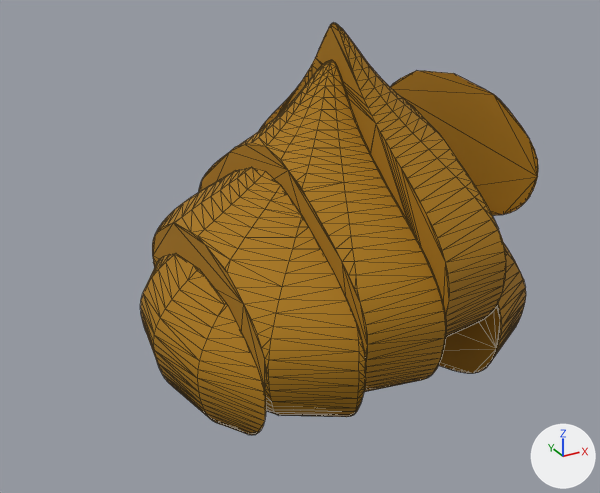
Renders of the FBX model Game/Assets/modelData/Food/Onion/CuttingOnion.FBX from each side of a commit.
One viewpoint serves both versions: a camera (50 mm lens) standing at (-2.27, -3.78, 2.72) and looking at (-0.2, -0.02, 0.84). The axes (+X, +Y, +Z) are drawn at lower right. The lights are the same throughout. Mesh edges are drawn as thin lines. Where no turn or scale is listed for an object, it has been applied to the vertices.

Script lines for the objects in view, before the commit:
```python
me_mesh = bpy.data.meshes.new('Mesh')
me_mesh.from_pydata(...)  # 1718 vertices, 3412 faces; spans x -1.08..1.08, y -1.08..1.08, z 0.01..2.05
me_mesh.materials.append(mat_03___default)  # picture img_onion_png
ob_box001 = bpy.data.objects.new('Box001', me_mesh)
ob_box001.location = (0.0, 0.0, 0.0)
```
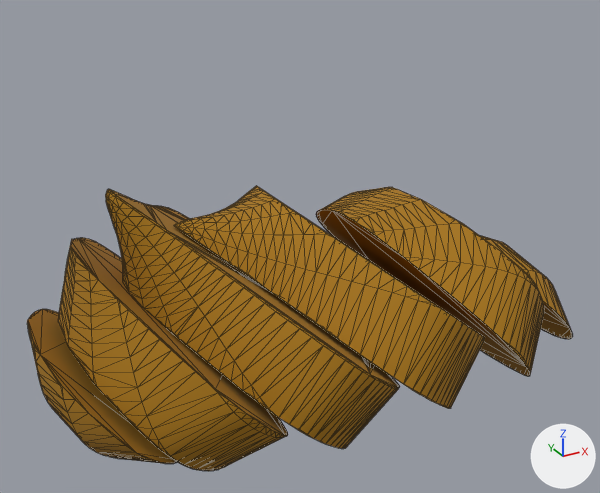
What the commit changed:
me_mesh has 1718 vertices, 3412 faces and spans x -1.08..1.08, y -1.08..1.08, z 0.01..2.05.
me_mesh is used by ob_box001; location (0.0, 0.0, 0.0).
me_mesh part 1: the loose piece of 561 vertices spanning x -0.39..0.01, y -1.08..1.08, z 0.01..1.86 is turned -50 degrees about the y axis through its middle, then moved by (-0.48, 0.0, -0.33).
me_mesh part 2: the loose piece of 442 vertices spanning x 0.01..0.41, y -1.08..1.08, z 0.21..2.05 is turned -51 degrees about the y axis through its middle, then moved by (-0.29, 0.0, -0.45).
me_mesh part 3: the loose piece of 246 vertices spanning x 0.42..0.82, y -1.01..1.01, z 0.09..1.29 is turned -39.7 degrees about the y axis through its middle, then moved by (0.08, 0.0, -0.1).
me_mesh part 4: the loose piece of 102 vertices spanning x 0.82..1.08, y -0.75..0.75, z 0.92..1.71 is turned -38.4 degrees about the y axis through its middle, then moved by (0.38, 0.0, -0.94).
me_mesh part 5: the loose piece of 260 vertices spanning x -0.8..-0.4, y -1.02..1.02, z 0.08..1.31 is turned -43.5 degrees about the y axis through its middle, then moved by (-0.57, 0.0, -0.23).
me_mesh part 6: the loose piece of 107 vertices spanning x -1.08..-0.8, y -0.78..0.78, z 0.02..0.83 is turned -48.4 degrees about the y axis through its middle, then moved by (-0.54, 0.0, -0.19).

Where the change shows, as pixel boxes [x1, y1, x2, y2] in the pictures (600 x 493 px; the box of a moved part takes in the faces that stretch with it):
'Box001', reshaped (37% wider, 31% shorter): before [140, 23, 538, 435]; after [27, 186, 573, 471]
part 1 of me_mesh, moved or reshaped: before [199, 60, 446, 392]; after [105, 189, 400, 449]
part 2 of me_mesh, moved or reshaped: before [259, 23, 506, 337]; after [174, 186, 485, 409]
part 3 of me_mesh, moved or reshaped: before [439, 242, 526, 373]; after [316, 187, 544, 376]
part 4 of me_mesh, moved or reshaped: before [390, 71, 538, 215]; after [479, 235, 573, 339]
part 5 of me_mesh, moved or reshaped: before [152, 167, 366, 417]; after [58, 238, 288, 471]
part 6 of me_mesh, moved or reshaped: before [140, 253, 266, 435]; after [27, 309, 177, 464]
